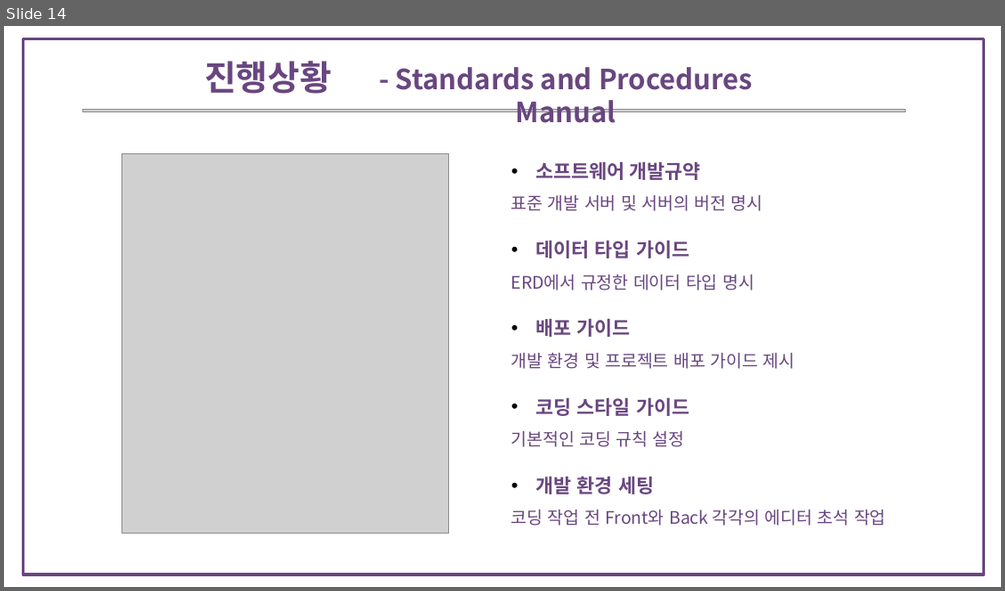
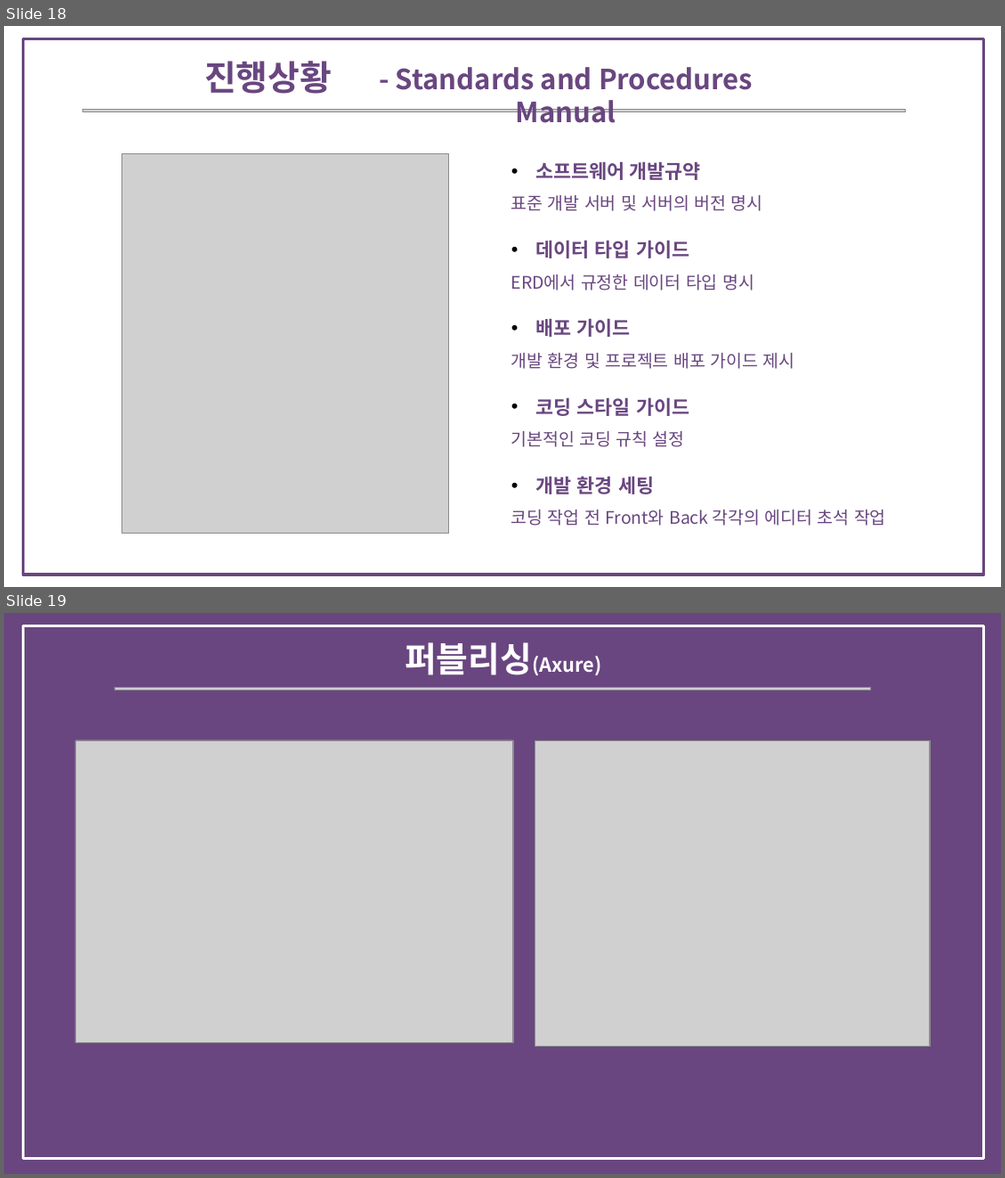
Before and after one commit to bitnarii/YMPM, a slide deck: 기획서/5조 Fit-back.pptx. Shown one above the other, each under a label of ours: slide 14 before the commit, slides 18 and 19 after it. The pictures are 1005x591 and 1005x1178 pixels, drawn with LibreOffice and Linux fonts; fonts in the diff are those of the drawing; grey boxes stand for pictures. Boxes give left, top, right and bottom in pixels: in the first picture for what was removed or moved away, otherwise in the second. Text is boxed around its words. In the diff, an @@ line names an element or a change of style, - is before the commit and + after.

```diff
--- a/기획서/5조 Fit-back.pptx
+++ b/기획서/5조 Fit-back.pptx
@@ slide 19 added at bbox=[4, 613, 1001, 1174], background #694680 @@
@@ rectangle added at bbox=[23, 626, 983, 1161], outline #694680 4.5 pt @@
@@ rectangle added at bbox=[23, 626, 983, 1159], outline #FFFFFF 4.5 pt @@
@@ text added at bbox=[404, 642, 601, 675], 28 pt, text #FFFFFF, bold @@
+퍼블리싱(Axure)
@@ picture added at bbox=[114, 687, 870, 690] @@
@@ picture added at bbox=[75, 740, 512, 1042] @@
@@ picture added at bbox=[76, 740, 513, 1042] @@
@@ picture added at bbox=[535, 740, 930, 1046] @@
@@ picture added at bbox=[536, 740, 930, 1046] @@
@@ what was slide 14 is now slide 18 @@
```
Also in this commit, not shown: 3 slides changed, 5 other slides added, 1 slide removed.
